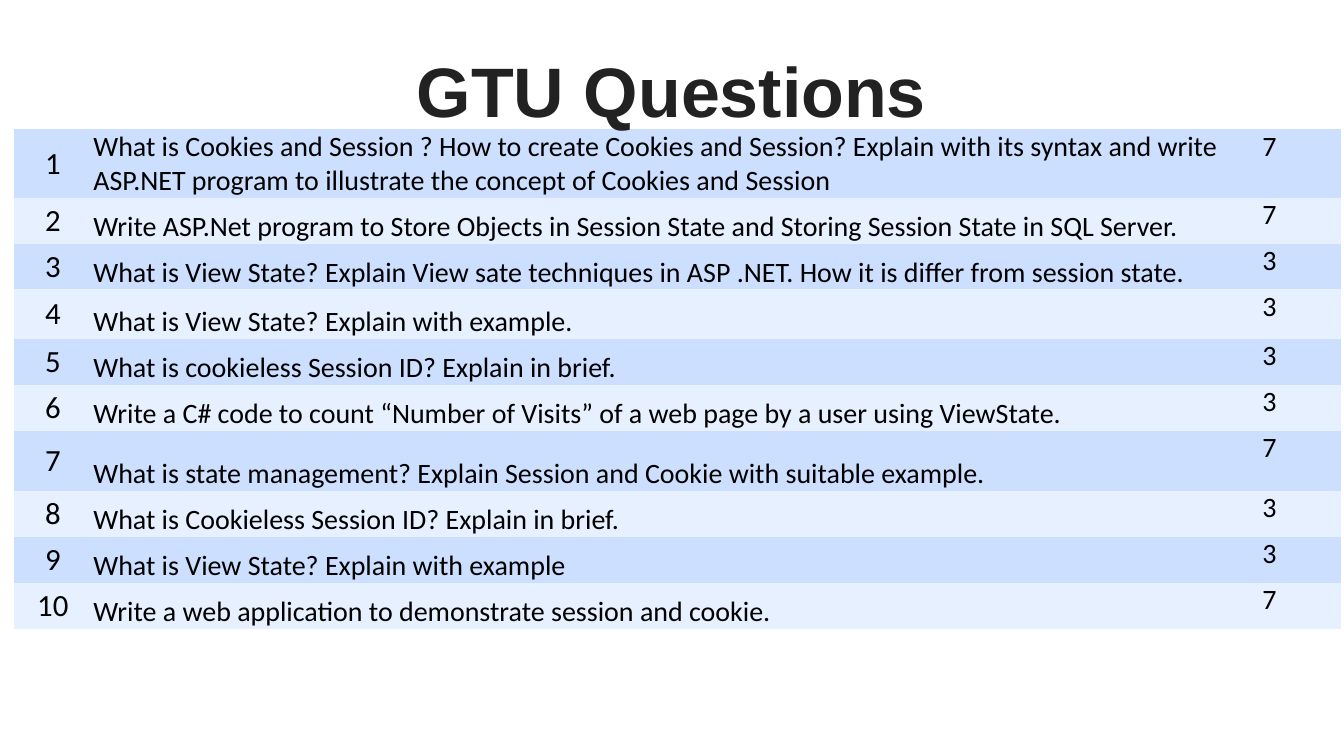
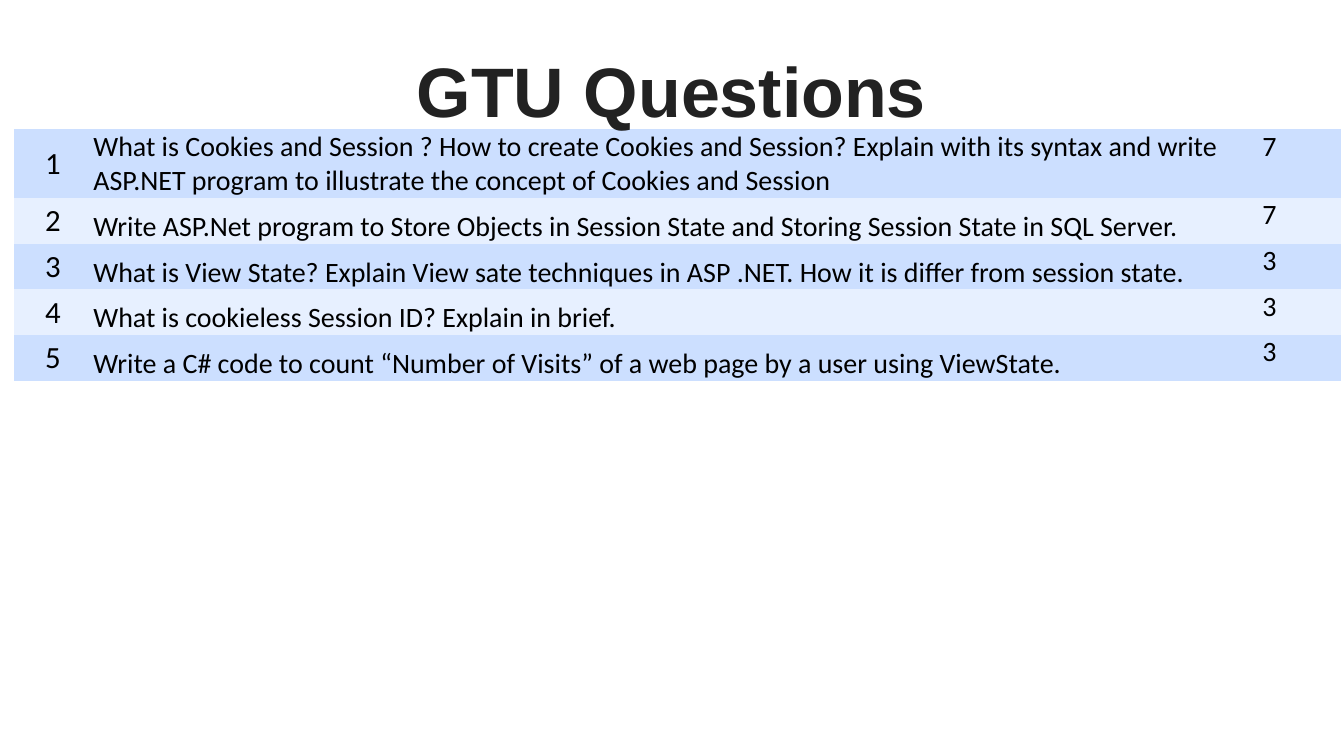
Before and after one commit to crpatel/DotNetMaterial, a slide deck: slide 2 of Unit 10.pptx. Drawn at 1344x756 pixels with LibreOffice and Linux fonts; fonts in the diff are those of the drawing. Boxes give left, top, right and bottom in pixels: in the first picture for what was removed or moved away, otherwise in the second. Text is boxed around its words. In the diff, an @@ line names an element or a change of style, - is before the commit and + after.

Commit message:
serverState Unit 10

```diff
--- a/Unit 10.pptx
+++ b/Unit 10.pptx
@@ table at [14, 130, 1341, 382] @@
-row 4: 4 | What is View State? Explain with example. | 3
-row 5: 5 | What is cookieless Session ID? Explain in brief. | 3
-row 6: 6 | Write a C# code to count “Number of Visits” of a web page by a user using ViewState. | 3
-row 7: 7 | What is state management? Explain Session and Cookie with suitable example. | 7
-row 8: 8 | What is Cookieless Session ID? Explain in brief. | 3
-row 9: 9 | What is View State? Explain with example | 3
-row 10: 10 | Write a web application to demonstrate session and cookie. | 7
+row 4: 4 | What is cookieless Session ID? Explain in brief. | 3
+row 5: 5 | Write a C# code to count “Number of Visits” of a web page by a user using ViewState. | 3
```
Also in this commit, not shown: 4 other slides changed, 8 slides added.
